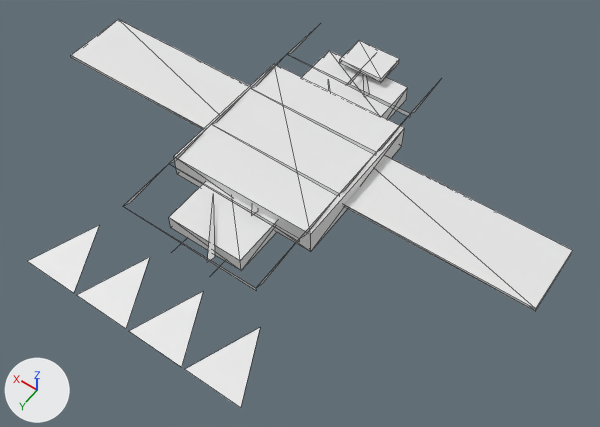
The OBJ model GameData/Meshes/Ships/korath/frigate_strike.obj: old version first, new version second.
Before and after are seen from a 50 mm camera at (-6.21, 8.4, 11.73) aimed at (-0.76, 0.77, -0.26). The axes (+X, +Y, +Z) are drawn at lower left. The lights are the same throughout. The first picture is the older version. Mesh edges are drawn as thin lines. Where no turn or scale is listed for an object, it has been applied to the vertices. Vertices at exactly the same position are counted once.

The scene before the commit, as lines of its bpy script (objects in view):
```python
me_frigate_strike = bpy.data.meshes.new('frigate_strike')
me_frigate_strike.from_pydata(...)  # 144 vertices, 110 faces; spans x -5.2..5.2, y -3.03..4.49, z -0.08..0.57
ob_frigate_strike = bpy.data.objects.new('frigate_strike', me_frigate_strike)
ob_frigate_strike.location = (0.0, 0.0, 0.0)
```
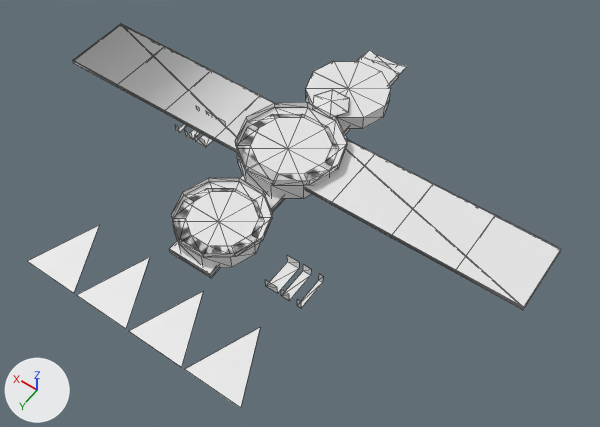
Edits to the bpy script that builds the scene:
```text
Change me_frigate_strike:
    used by ob_frigate_strike; location = (0.0, 0.0, 0.0)
    remove me_frigate_strike.from_pydata(...)  # 144 vertices, 110 faces; spans x -5.2..5.2, y -3.03..4.49, z -0.08..0.57
    add me_frigate_strike.from_pydata(...)  # 397 vertices, 440 faces; spans x -5.04..5.04, y -3.45..4.49, z -0.02..0.53
    me_frigate_strike part 1: a new loose piece, a box spanning x -0.45..0.45, y -3.13..2.93, z -0.02..0.1
    me_frigate_strike part 2: the loose piece of 8 vertices spanning x -1.51..1.51, y -1.52..1.52, z 0.0..0.5 is rebuilt with 24 vertices and now spans x -0.93..0.93, y -0.79..0.99, z 0.04..0.41
    me_frigate_strike part 3: the loose piece of 8 vertices spanning x -0.94..0.94, y -2.63..-1.62, z 0.02..0.35 is rebuilt with 24 vertices and now spans x -0.84..0.84, y -2.71..-1.12, z 0.04..0.35
    me_frigate_strike part 4: the loose piece of 8 vertices spanning x -0.79..0.79, y 0.91..2.53, z 0.0..0.3 is rebuilt with 24 vertices and now spans x -0.79..0.79, y 1.37..2.87, z 0.04..0.35
    me_frigate_strike part 5: the loose piece of 8 vertices spanning x -5.2..-0.06, y -0.91..0.51, z 0.22..0.28 is rebuilt with 48 vertices and now spans x -5.04..-0.09, y -0.81..0.61, z 0.22..0.3
    me_frigate_strike part 6: the loose piece of 8 vertices spanning x 0.06..5.2, y -0.91..0.51, z 0.22..0.28 is rebuilt with 40 vertices and now spans x 0.09..5.04, y -0.81..0.61, z 0.22..0.3
    me_frigate_strike part 7: 12 loose pieces with 41 vertices, spanning x -0.48..0.48, y -3.03..1.74, z -0.08..0.57, are deleted
    me_frigate_strike part 8
    48 vertices are removed from x -3.54..3.54, y -3.03..2.93, z -0.08..0.56
    22 faces are deleted
    127 vertices are added at x -2.92..2.35, y -3.45..2.93, z -0.01..0.5
    24 new vertices lie (0.0, 0.0, 0.19) away from vertices in x -2.11..2.11, y 0.2..2.63, z 0.19
    16 new vertices lie (0.5, 0.0, 0.0) away from vertices in x -0.25, y -3.45..2.93, z -0.01..0.01
    12 new vertices lie (0.0, 0.32, 0.0) away from vertices in x -0.45..0.45, y -3.45..2.61, z 0.04
    11 new vertices lie (0.0, 0.0, 0.12) away from vertices in x -1.03..1.03, y -0.99..0.96, z 0.41
    11 new vertices lie (0.0, 0.0, 0.1) away from vertices in x -0.86..0.86, y 1.2..2.85, z 0.35
    8 new vertices lie (1.41, 0.0, 0.0) away from vertices in x -2.92..1.51, y -0.21..0.01, z 0.23..0.25
    166 new faces join them
    other edits to the shape of me_frigate_strike do not show in these pictures
```

Changed parts and their boxes [x1, y1, x2, y2] in the pictures (600 x 427 px):
'frigate_strike', reshaped: before [28, 19, 573, 408]; after [28, 24, 561, 408]
part 1 of me_frigate_strike, added: after [170, 56, 399, 278]
part 2 of me_frigate_strike, rebuilt (56% narrower, 54% shorter): before [174, 64, 404, 252]; after [237, 114, 338, 199]
part 3 of me_frigate_strike, rebuilt: before [302, 51, 408, 119]; after [306, 61, 391, 129]
part 4 of me_frigate_strike, rebuilt: before [169, 181, 277, 271]; after [173, 188, 264, 268]
part 5 of me_frigate_strike, rebuilt: before [344, 156, 573, 311]; after [306, 140, 561, 310]
part 6 of me_frigate_strike, rebuilt: before [71, 19, 250, 129]; after [73, 24, 275, 153]
part 7 of me_frigate_strike, deleted: before [340, 40, 400, 97]
part 8 of me_frigate_strike, cut back: before [123, 29, 438, 291]; after [171, 50, 407, 308]
